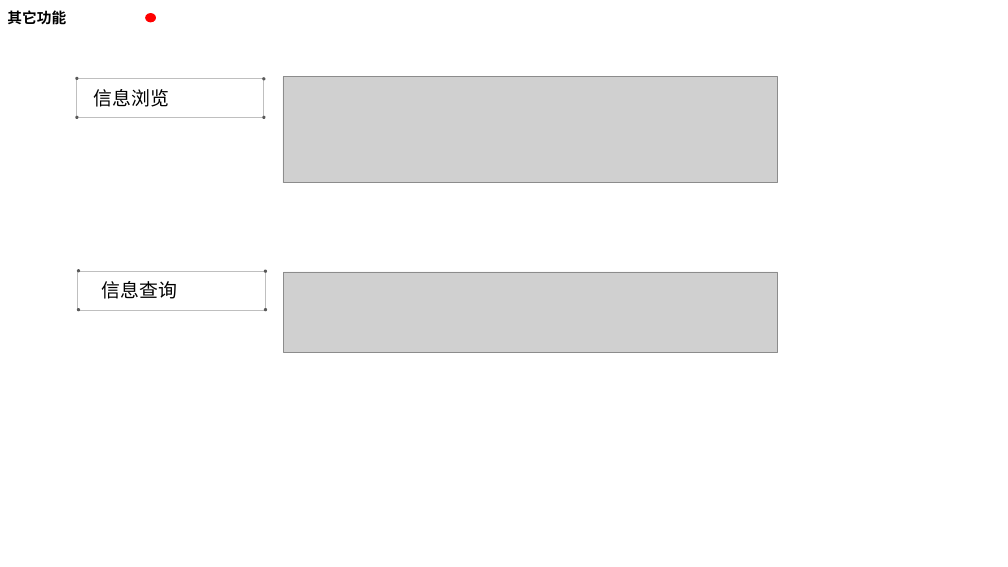
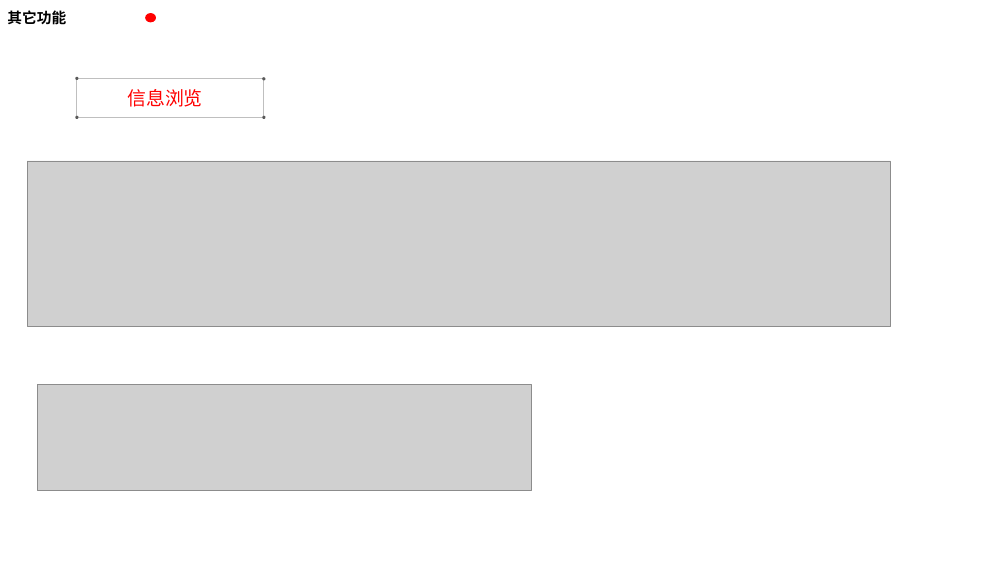
Before and after one commit to mdamingyang/hello-word, a slide deck: slide 7 of 演示.pptx (slide 6 before the commit). Drawn at 1008x567 pixels with LibreOffice and Linux fonts; fonts in the diff are those of the drawing; grey boxes stand for pictures; background and template pictures are left out. Boxes give left, top, right and bottom in pixels: in the first picture for what was removed or moved away, otherwise in the second. Text is boxed around its words. In the diff, an @@ line names an element or a change of style, - is before the commit and + after.

```diff
--- a/演示.pptx
+++ b/演示.pptx
@@ text "信息浏览": place and size @@
-text "信息浏览" at [94, 89, 170, 107]
+text "信息浏览" at [127, 89, 203, 107]
@@ text "信息浏览" at [127, 89, 203, 107]: text colour #000000 to #FF0000 @@
@@ picture removed at [283, 77, 777, 183] @@
@@ picture added at [27, 161, 891, 326] @@
@@ text removed at [102, 281, 178, 299] @@
-信息查询
@@ group removed at [77, 269, 267, 312]: 4 ellipses, 1 rectangle @@
@@ picture removed at [284, 272, 777, 352] @@
@@ picture added at [37, 385, 531, 491] @@
```
Also in this commit, not shown: 6 other slides changed, 2 slides added, 2 other files.
